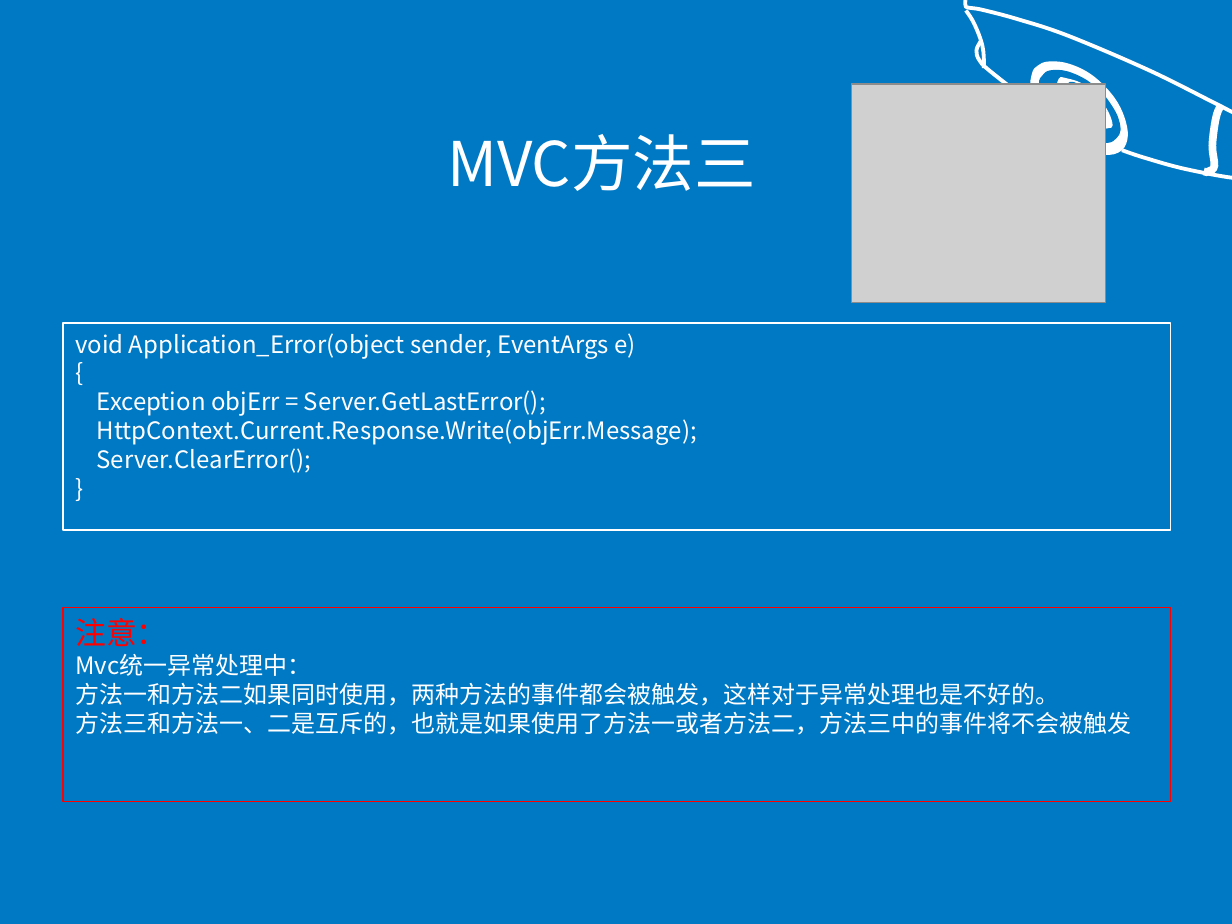
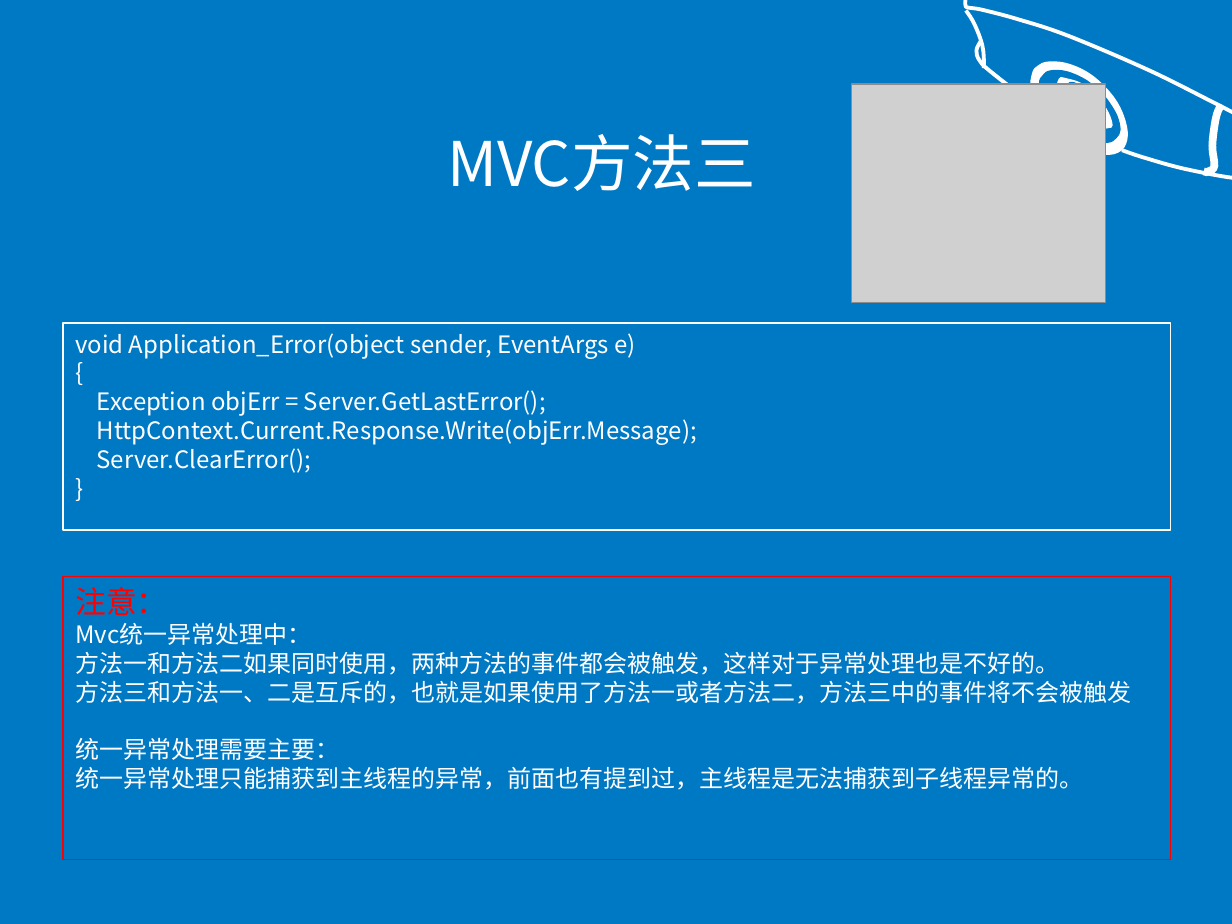
Before and after one commit to fuhaih/MyDiary, a slide deck: slide 13 of ppt/exception.ppt. Drawn at 1232x924 pixels with LibreOffice and Linux fonts; fonts in the diff are those of the drawing; grey boxes stand for pictures. Boxes give left, top, right and bottom in pixels: in the first picture for what was removed or moved away, otherwise in the second. Text is boxed around its words. In the diff, an @@ line names an element or a change of style, - is before the commit and + after.

```diff
--- a/ppt/exception.ppt
+++ b/ppt/exception.ppt
@@ rectangle "注意：": place and size @@
-rectangle "注意：" at (63,607,1170,802)
+rectangle "注意：" at (63,577,1170,860)
@@ text in rectangle at (75,738,1083,790): paragraphs added @@
+统一异常处理需要主要：
+统一异常处理只能捕获到主线程的异常，前面也有提到过，主线程是无法捕获到子线程异常的。
```
Also in this commit, not shown: 3 other slides changed, 8 slides added, 2 slides removed, 1 other file.
